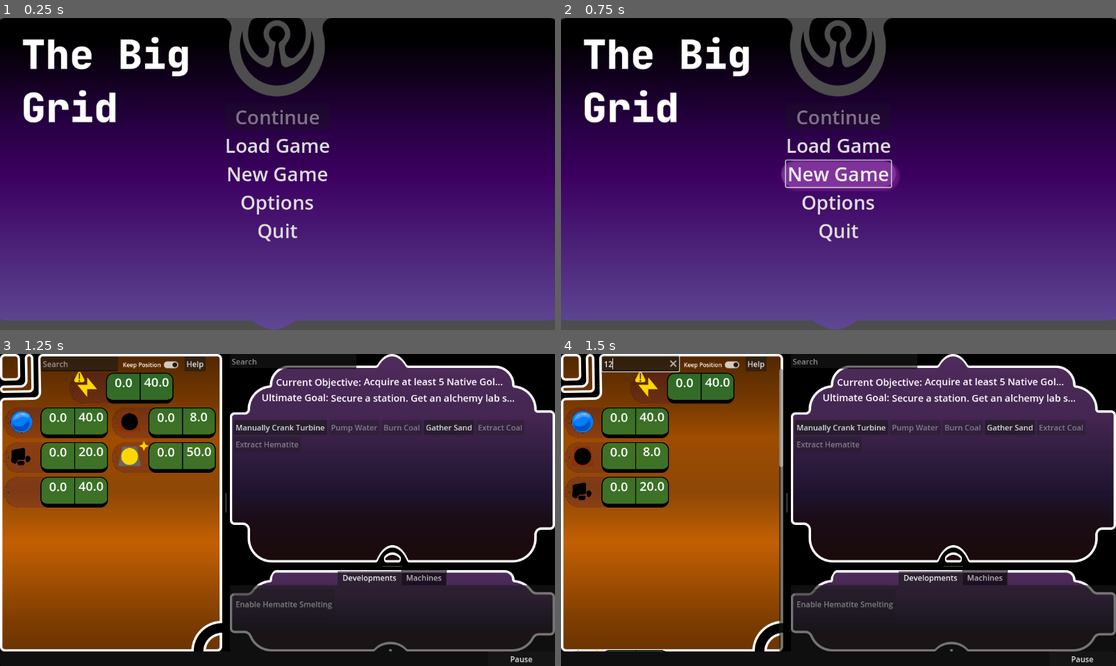
Above: before the commit, frames 1-4 (two rows, left to right).
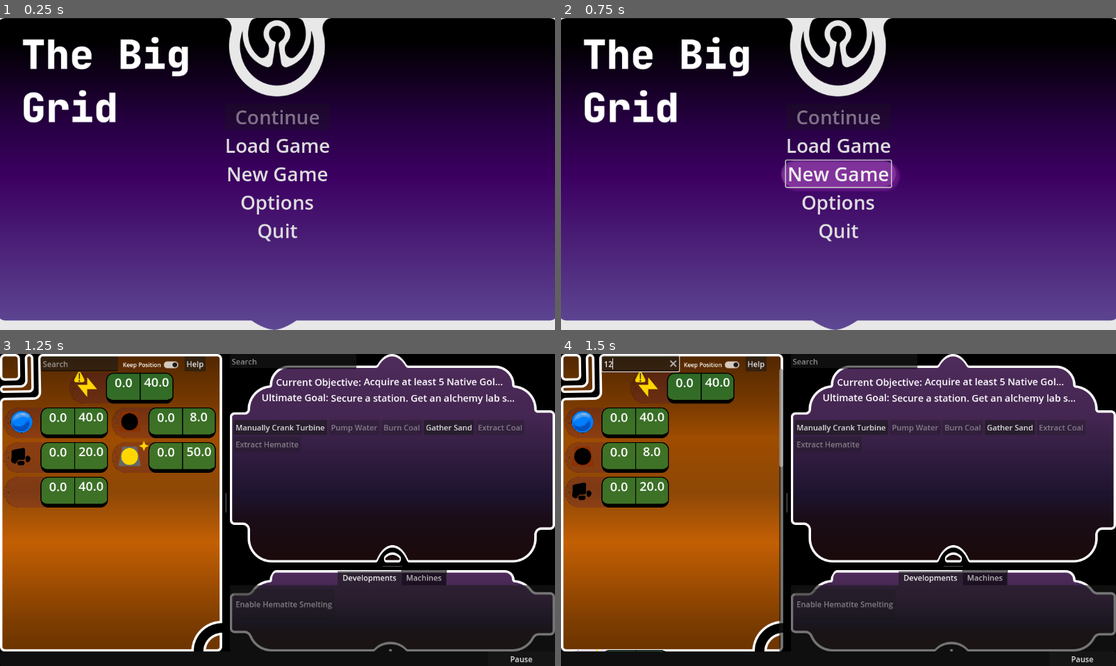
Above: after the commit, the same moments.

Repository: Carth501/The-Big-Grid
Game: Godot game, scene res://scenes/MainMenu.tscn
Same seed, same stepped clock (60 frames per second), same inputs: the game is played once before the commit and once after it. Sound files missing from this copy of the repository are replaced by a short silence.
Inputs (mouse positions are in pixels of both pictures, inside the frame that each line leads up to):
- Up to frame 1 (0.25 s): no input
- Up to frame 2 (0.75 s): click "New Game" at 0.5 s
- Up to frame 3 (1.25 s): no input
- Up to frame 4 (1.5 s): click (638, 363) at 1.27 s; type "12" at 1.35 s

The runs differ from the first frame. In frame 1, 5.1% of the frame differs, in the area x 0-100%, y 0-100%; in frame 2, 5.1%; in frame 3, nothing differs; in frame 4, nothing differs.
Error in both runs: Invalid call. Nonexistent function 'to_lower' in base 'Dictionary'. (res://scripts/display/FilterForeman.gd:61)

Commit message:
add color rect

Diff:
--- a/scenes/MainMenu.tscn
+++ b/scenes/MainMenu.tscn
@@ -17,6 +17,15 @@
 continue_button = NodePath("CenterContainer/CenterContainer/VBoxContainer/ContinueButton")
 load_panel = NodePath("LoadGameSelection")
 load_buttons_container = NodePath("LoadGameSelection/MarginContainer/VBoxContainer")
+
+[node name="ColorRect" type="ColorRect" parent="."]
+layout_mode = 1
+anchors_preset = 15
+anchor_right = 1.0
+anchor_bottom = 1.0
+grow_horizontal = 2
+grow_vertical = 2
+color = Color(0.909804, 0.909804, 0.909804, 1)
 
 [node name="TextureRect" type="TextureRect" parent="."]
 layout_mode = 1
